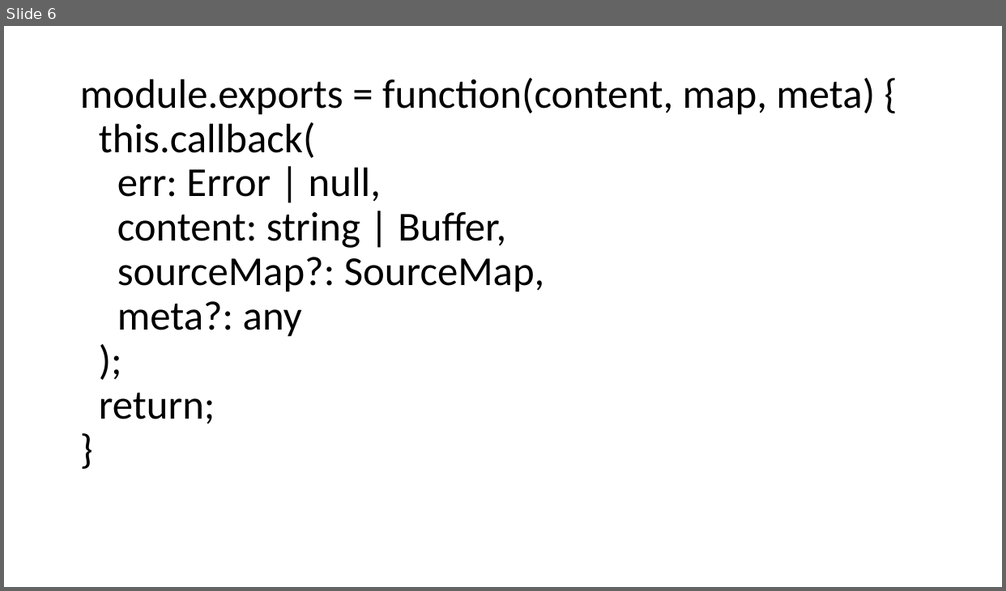
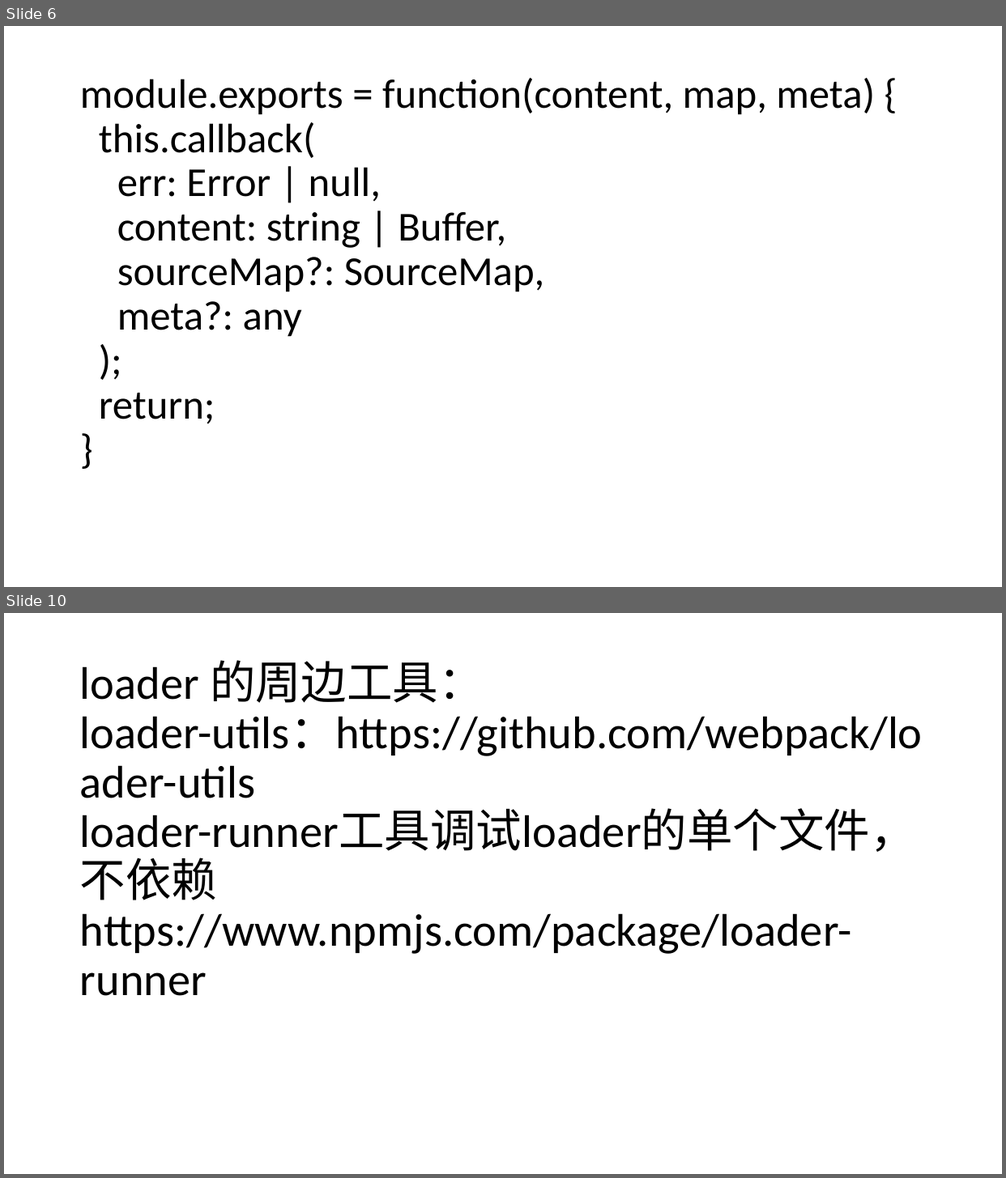
Before and after one commit to tfish-oh/webpack-share, a slide deck: webpack进阶.pptx. Shown one above the other, each under a label of ours: slide 6 before the commit, slides 6 and 10 after it; the slides between them are not shown. The pictures are 1006x591 and 1006x1178 pixels, drawn with LibreOffice and Linux fonts; fonts in the diff are those of the drawing. Boxes give left, top, right and bottom in pixels: in the first picture for what was removed or moved away, otherwise in the second. Text is boxed around its words. In the diff, an @@ line names an element or a change of style, - is before the commit and + after.

```diff
--- a/webpack进阶.pptx
+++ b/webpack进阶.pptx
@@ slide 10 added at box(4, 613, 1002, 1174), background #FFFFFF @@
@@ title added at box(80, 660, 923, 996), 44 pt, text #000000 @@
+loader 的周边工具：
+loader-utils：https://github.com/webpack/loader-utils
+loader-runner工具调试loader的单个文件，不依赖
+https://www.npmjs.com/package/loader-runner
```
Also in this commit, not shown: 2 slides changed, 9 other slides added, 1 slide removed, 11 other files.
